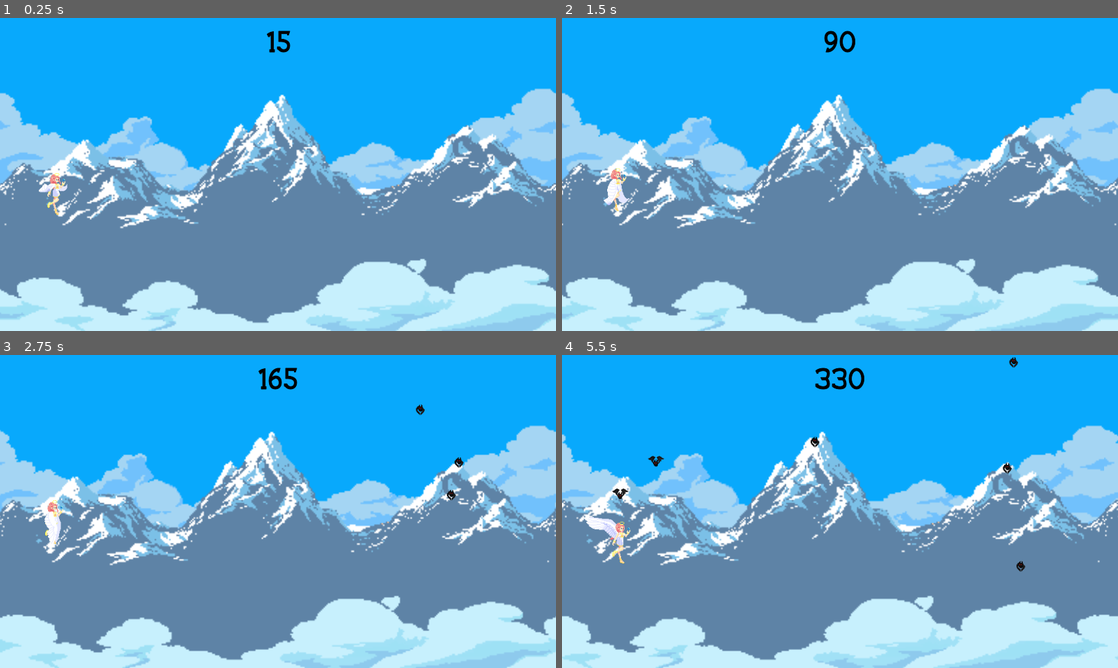
Above: before the commit, frames 1-4 (two rows, left to right).
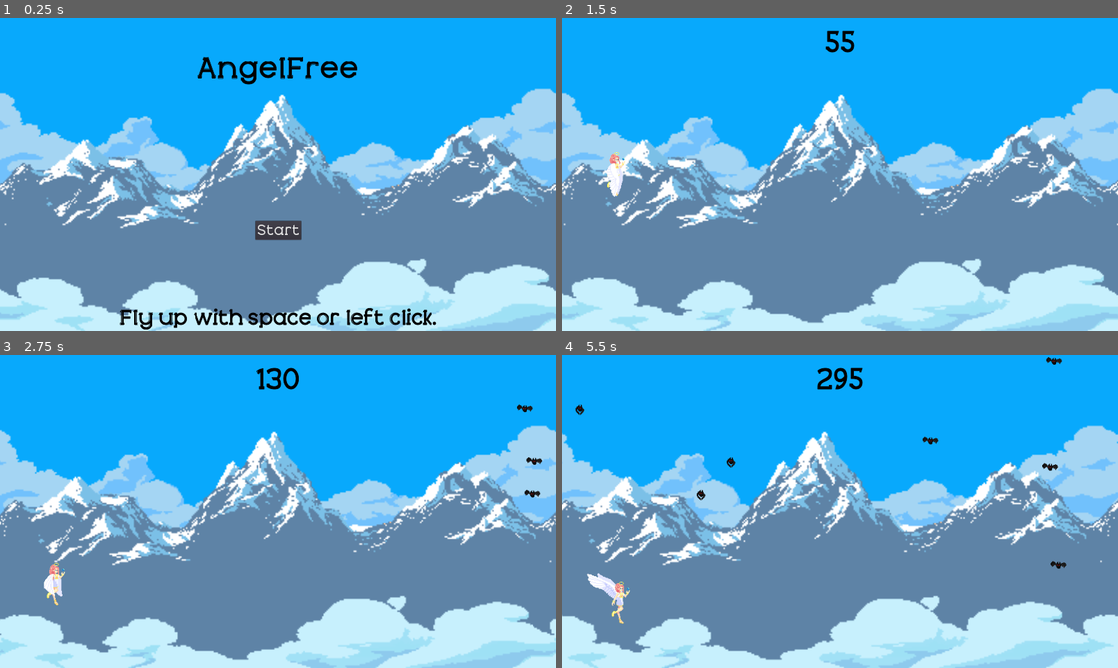
Above: after the commit, the same moments.

Repository: Loupine/AngelFree2D
Game: Godot game, scene res://Menu/Menu.tscn
Two runs of this game, one before a commit and one after it. Both use one fixed random seed, a clock stepped at 60 frames per second and the inputs below. Before the commit the project starts from res://World/World.tscn.
Inputs (mouse positions are in pixels of both pictures, inside the frame that each line leads up to):
- Up to frame 1 (0.25 s): no input
- Up to frame 2 (1.5 s): click (840, 230) at 0.5 s, where only the run after the commit has a clickable "Start"; hold Space (fly_up) from 1.28 s (still down)
- Up to frame 3 (2.75 s): release Space (fly_up) at 2.03 s
- Up to frame 4 (5.5 s): hold Space (fly_up) 2.78-4.28 s

The runs differ from the first frame. In frame 1, 3.1% of the frame differs, in the area x 7-79%, y 4-100%; in frame 2, 9.1%; in frame 3, 9.6%; in frame 4, 10%, in the area x 0-100%, y 0-100%.

Commit message:
Swap between main and world scenes

Diff:
--- /dev/null
+++ b/project/Menu/Menu.gd
@@ -0,0 +1,6 @@
+extends Control
+
+
+func _on_StartButton_pressed()-> void:
+	# warning-ignore:return_value_discarded
+	get_tree().change_scene("res://World/World.tscn")
--- a/project/Menu/Menu.tscn
+++ b/project/Menu/Menu.tscn
@@ -1,7 +1,8 @@
-[gd_scene load_steps=5 format=2]
+[gd_scene load_steps=7 format=2]
 
 [ext_resource path="res://ParallaxBackground/ParallaxBackground.tscn" type="PackedScene" id=1]
 [ext_resource path="res://Common/cabal_font.ttf" type="DynamicFontData" id=2]
+[ext_resource path="res://Menu/Menu.gd" type="Script" id=3]
 
 [sub_resource type="DynamicFont" id=1]
 size = 100
@@ -15,9 +16,14 @@
 outline_color = Color( 0, 0, 0, 1 )
 font_data = ExtResource( 2 )
 
+[sub_resource type="DynamicFont" id=3]
+size = 50
+font_data = ExtResource( 2 )
+
 [node name="Menu" type="Control"]
 anchor_right = 1.0
 anchor_bottom = 1.0
+script = ExtResource( 3 )
 
 [node name="GameBackground" parent="." instance=ExtResource( 1 )]
 
@@ -39,3 +45,13 @@
 text = "Fly up with space or left click."
 align = 1
 valign = 2
+
+[node name="StartButton" type="Button" parent="."]
+margin_left = 882.0
+margin_top = 700.0
+margin_right = 1038.0
+margin_bottom = 765.0
+custom_fonts/font = SubResource( 3 )
+text = "Start"
+
+[connection signal="pressed" from="StartButton" to="." method="_on_StartButton_pressed"]
--- a/project/ParallaxBackground/GameBackground.gd
+++ b/project/ParallaxBackground/GameBackground.gd
@@ -4,6 +4,6 @@
 const _SCROLL_VELOCITY := Vector2(-.01, 0);
 
 
-func _process(delta:float) -> void:
+func _process(delta:float)-> void:
 	var offset := get_scroll_offset() + _SCROLL_VELOCITY / delta
 	set_scroll_offset(offset)
--- a/project/Player/Player.tscn
+++ b/project/Player/Player.tscn
@@ -102,7 +102,7 @@
 scale = Vector2( 2, 2 )
 frames = SubResource( 10 )
 animation = "flying"
-frame = 2
+frame = 7
 playing = true
 
 [node name="CollisionShape2D" type="CollisionShape2D" parent="."]
--- a/project/World/World.gd
+++ b/project/World/World.gd
@@ -49,4 +49,4 @@
 
 func _on_RestartButton_pressed():
 	# warning-ignore:return_value_discarded
-	get_tree().reload_current_scene()
+	get_tree().change_scene("res://Menu/Menu.tscn")
--- a/project/project.godot
+++ b/project/project.godot
@@ -11,7 +11,7 @@
 [application]
 
 config/name="AngelFree"
-run/main_scene="res://World/World.tscn"
+run/main_scene="res://Menu/Menu.tscn"
 config/icon="res://icon.png"
 
 [display]
